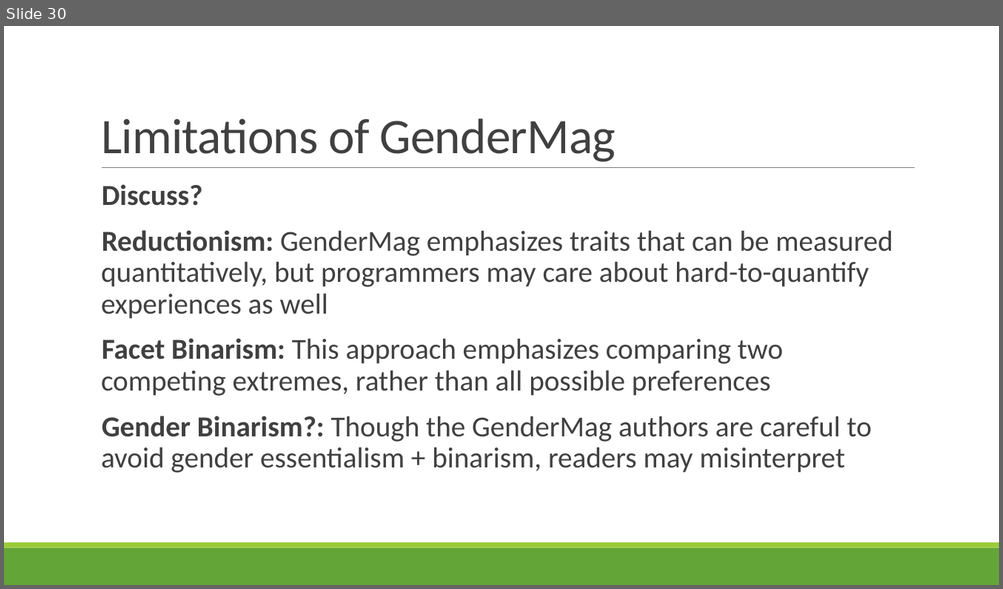
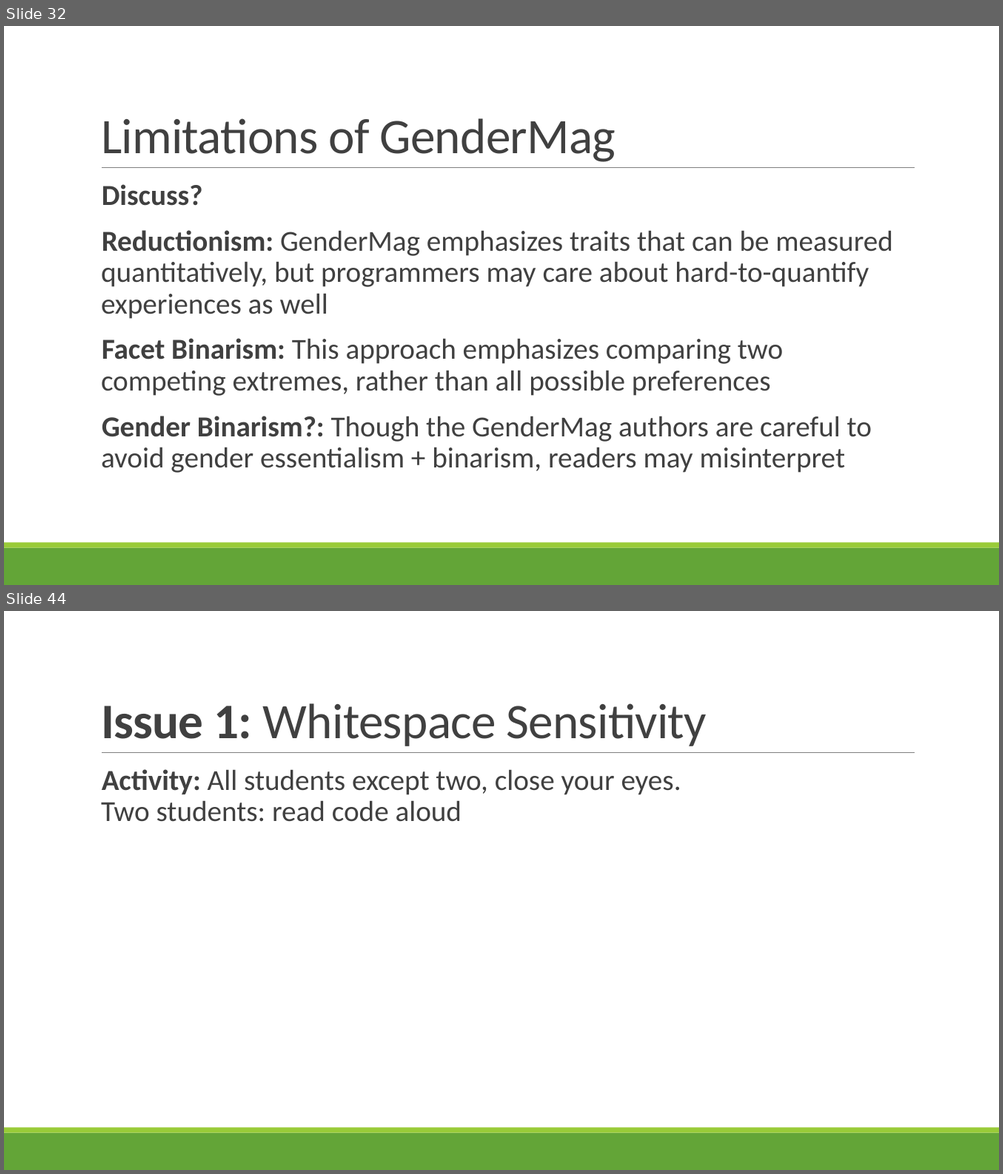
Before and after one commit to rbohrer/pl-course, a slide deck: LectureSlides/10GenderDisability.pptx. Shown one above the other, each under a label of ours: slide 30 before the commit, slides 32 and 44 after it; the slides between them are not shown. The pictures are 1003x589 and 1003x1174 pixels, drawn with LibreOffice and Linux fonts; fonts in the diff are those of the drawing. Boxes give left, top, right and bottom in pixels: in the first picture for what was removed or moved away, otherwise in the second. Text is boxed around its words. In the diff, an @@ line names an element or a change of style, - is before the commit and + after.

```diff
--- a/LectureSlides/10GenderDisability.pptx
+++ b/LectureSlides/10GenderDisability.pptx
@@ slide 44 added at box(4, 611, 999, 1170), background #FFFFFF; not listed: 3 template elements that a slide beside it also shows @@
@@ title added at box(101, 703, 706, 746), 48 pt, text #404040 @@
+Issue 1: Whitespace Sensitivity
@@ text added at box(101, 769, 681, 822), 28 pt, text #404040 @@
+  Activity: All students except two, close your eyes.
+  Two students: read code aloud
@@ what was slide 30 is now slide 32 @@
```
Also in this commit, not shown: 3 slides changed, 19 other slides added, 1 slide removed.
